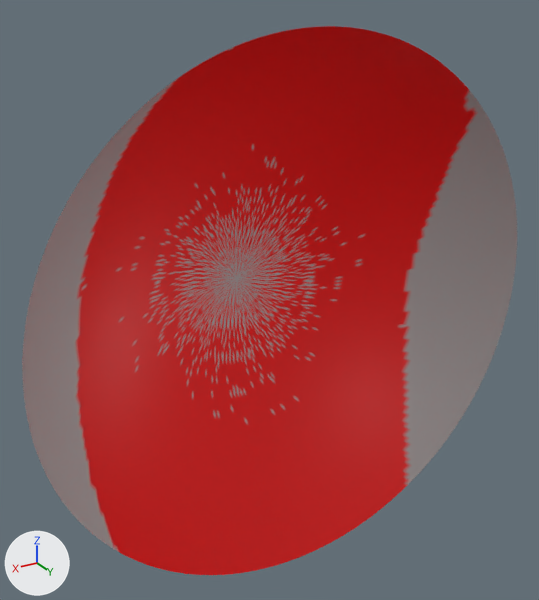
What one commit did to the glTF model src/new_testing/model/dome_sky_model.glb.
The view is the same before and after, from a 50 mm lens placed at (58.0, 58.0, 48.4), pointed at (0.3, -38.2, 0.3). Arrows for +X, +Y and +Z are at lower left; the lights stay in place. Where no turn or scale is listed for an object, it has been applied to the vertices.

The first picture shows 'geometry_0'.
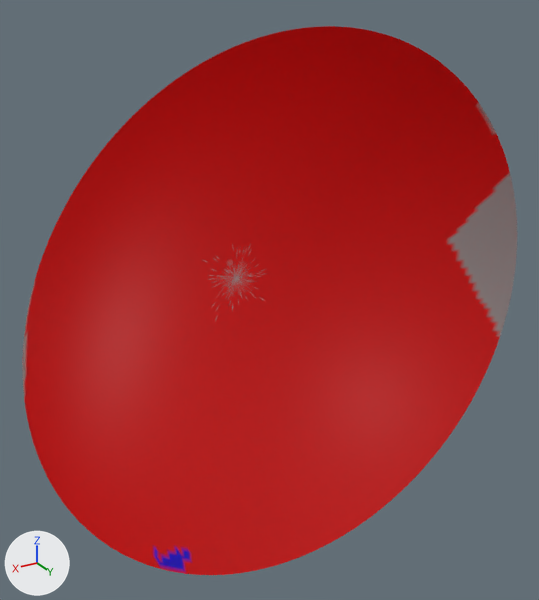
The edits, one by one:
me_geometry_0 has 21241 vertices, 42120 faces and spans x -42.9..42.9, y -50.0..-25.8, z -42.9..42.9.
me_geometry_0 is used by ob_geometry_0; location (0.0, 0.0, 0.0).
me_geometry_0 part 1: 16064 faces centred in x -41.3..42.7, y -50.0..-26.0, z -36.9..40.8 are repainted in the vertex colours; the middle colour goes from grey #bcbcbc to red #ff0000.

What differs and where, as boxes [x1, y1, x2, y2] in the pictures (539 x 600 px):
part 1 of me_geometry_0, recoloured (grey to red): [23, 47, 510, 574] in both
